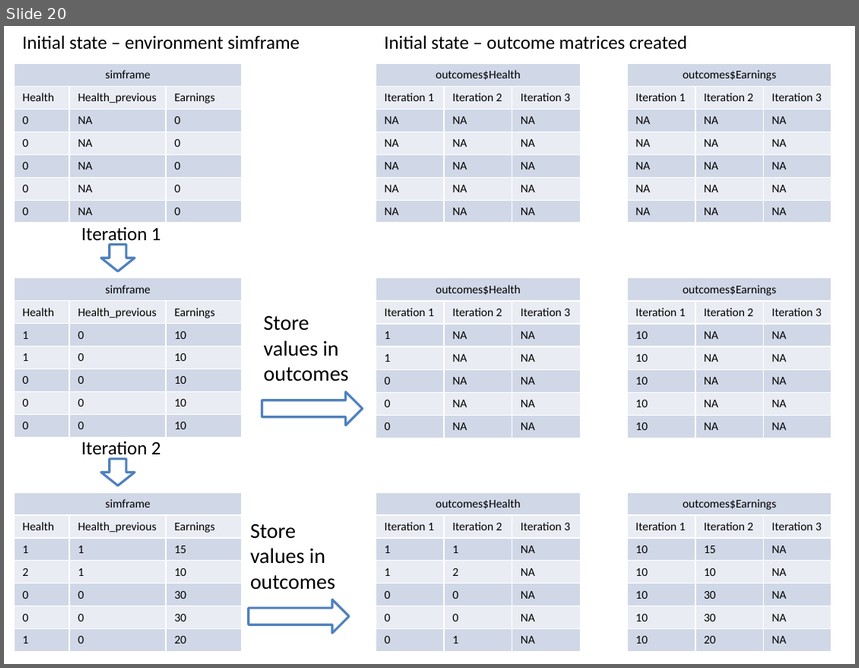
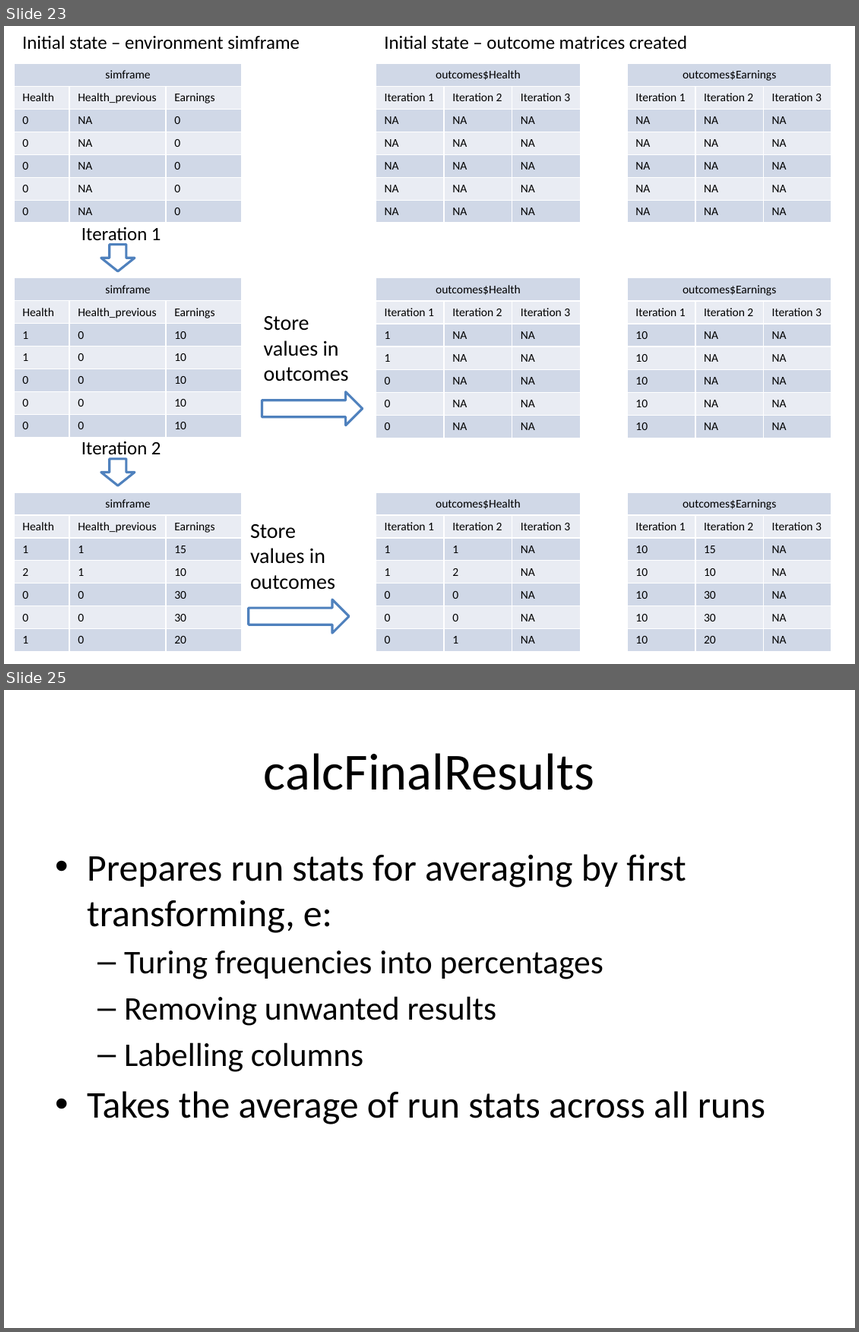
Before and after one commit to compassresearchcentre/simario, a slide deck: docs/Simar overview.pptx. Shown one above the other, each under a label of ours: slide 20 before the commit, slides 23 and 25 after it; the slides between them are not shown. The pictures are 859x668 and 859x1332 pixels, drawn with LibreOffice and Linux fonts; fonts in the diff are those of the drawing. Boxes give left, top, right and bottom in pixels: in the first picture for what was removed or moved away, otherwise in the second. Text is boxed around its words. In the diff, an @@ line names an element or a change of style, - is before the commit and + after.

```diff
--- a/docs/Simar overview.pptx
+++ b/docs/Simar overview.pptx
@@ slide 25 added at [4,690,855,1328], background #FFFFFF @@
@@ title added at [264,753,595,790], 44 pt, text #000000 @@
+calcFinalResults
@@ text added at [87,854,766,1125], 32 pt, text #000000 @@
+• Prepares run stats for averaging by first transforming, e:
+  – Turing frequencies into percentages
+  – Removing unwanted results
+  – Labelling columns
+• Takes the average of run stats across all runs
@@ what was slide 20 is now slide 23 @@
```
Also in this commit, not shown: 7 slides changed, 4 other slides added, 1 slide removed, 2 other files.
